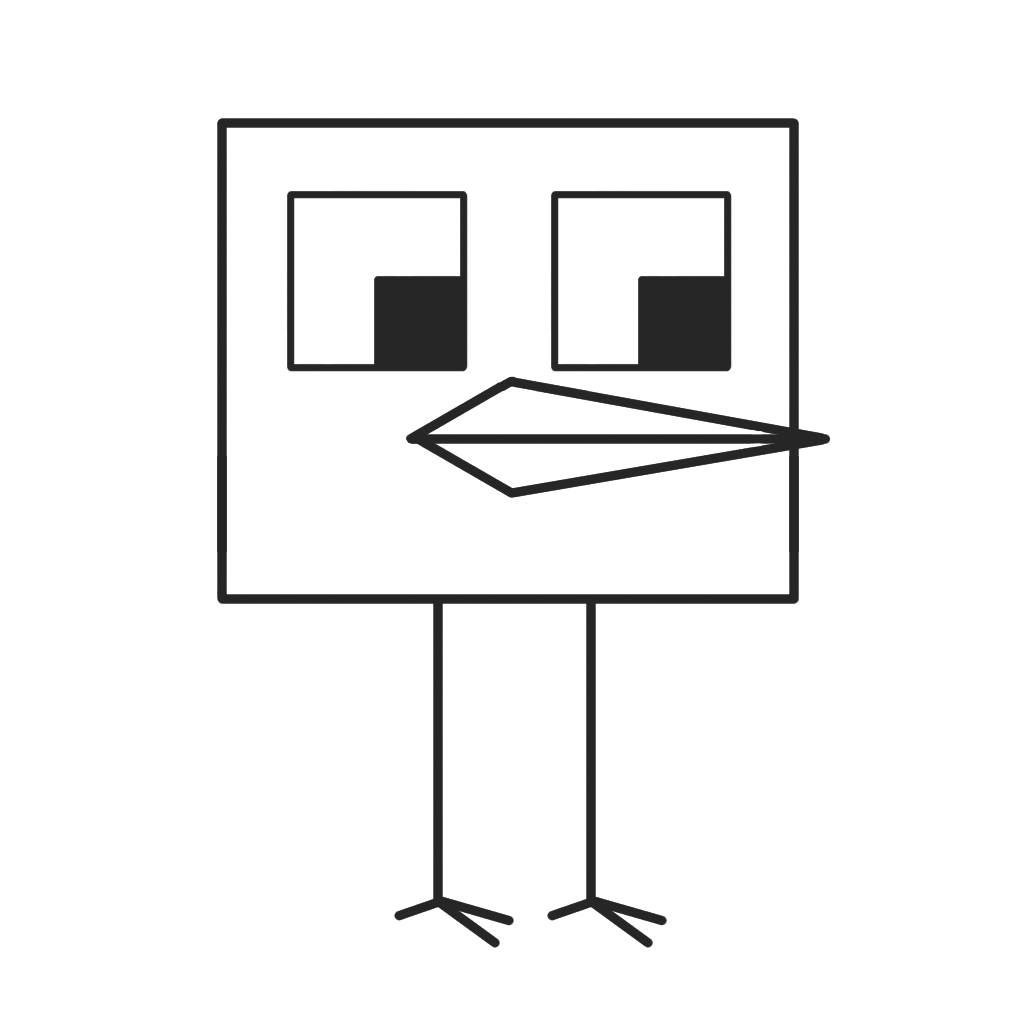
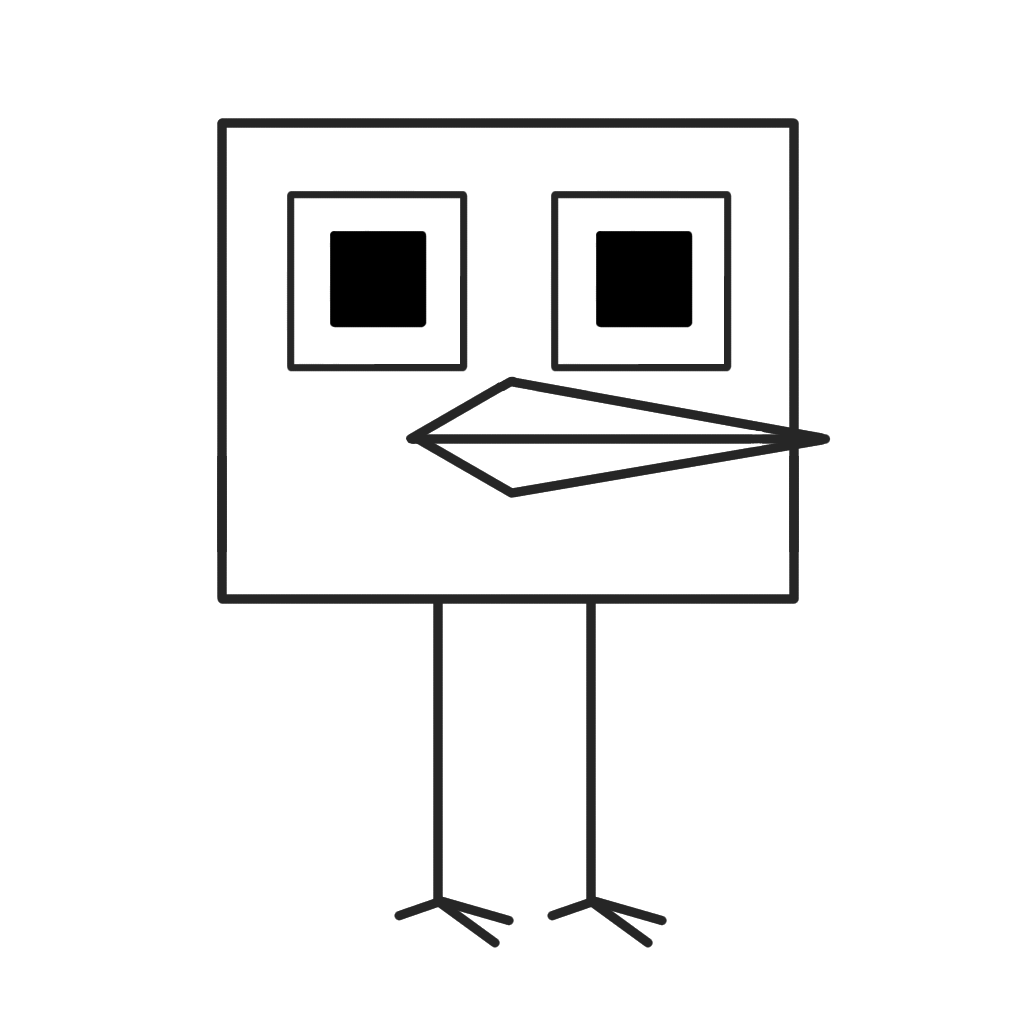
Comparing the layer stacks of the two (1024, 1024) images. Changes:
added layer "Layer 7(pasted)" (1st of 2) above "Layer 7(pasted)" over [580,230,724,364]
painted on "Layer 7(pasted)" (2nd of 2) over [329,230,724,364]
painted on "Beak" over [329,230,724,364]
painted on "Body" over [329,230,724,364]
hid "Background", painted on it over [329,230,724,364]
